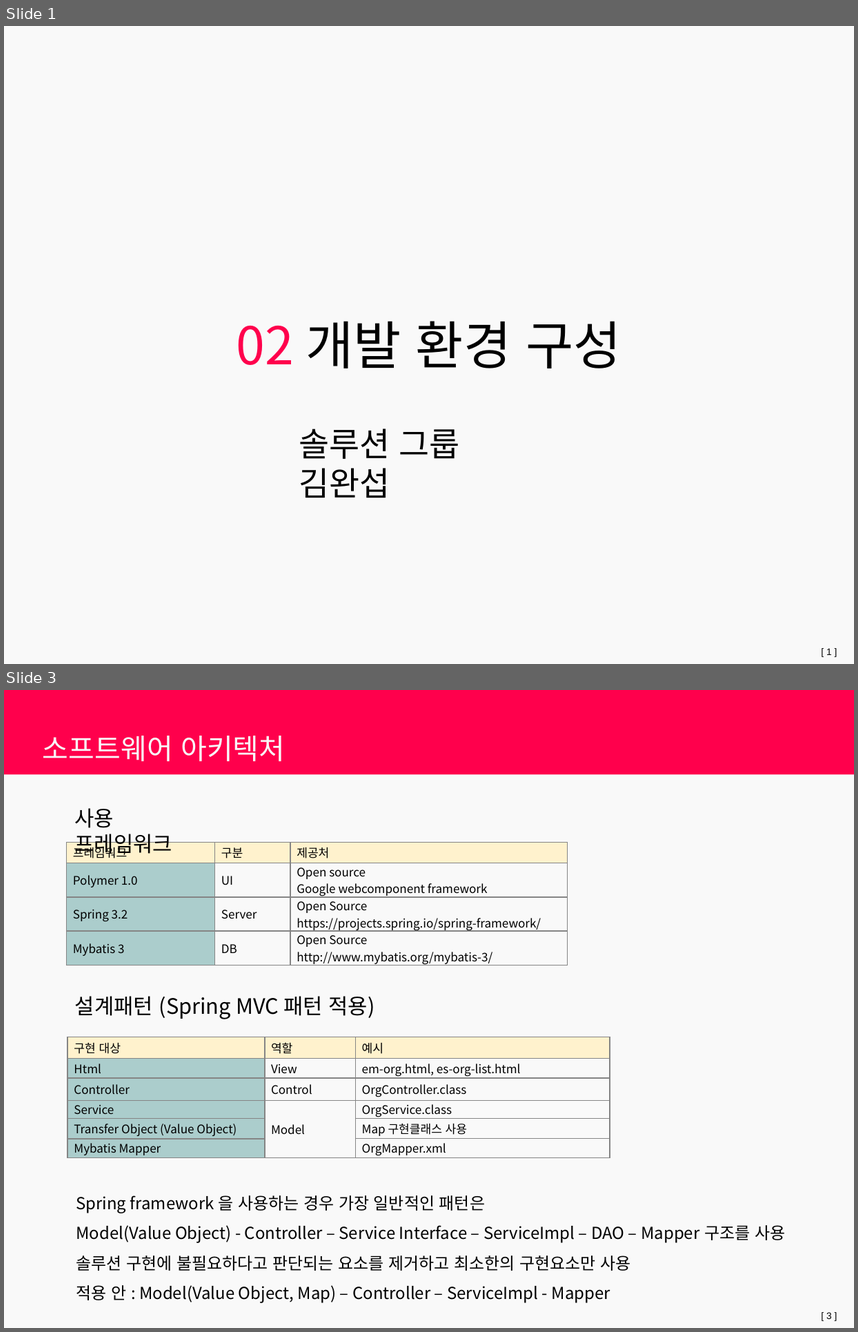
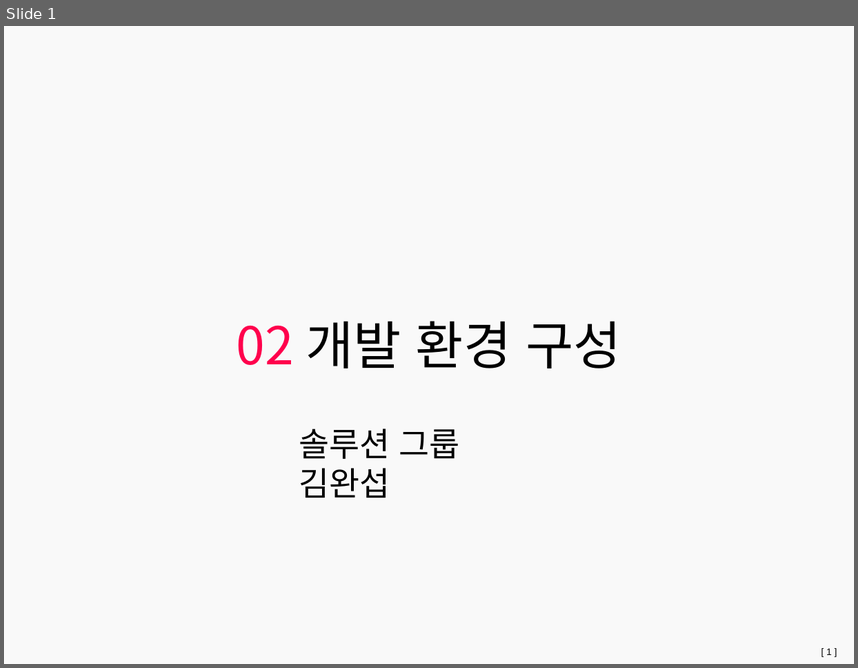
Before and after one commit to wasa-bee/smartsuite9.1_video_edu, a slide deck: 02 개발 환경 구성.pptx. Shown one above the other, each under a label of ours: slides 1 and 3 before the commit, slide 1 after it; the slides between them are not shown. The pictures are 858x1332 and 858x668 pixels, drawn with LibreOffice and Linux fonts; fonts in the diff are those of the drawing; background and template pictures are left out. Boxes give left, top, right and bottom in pixels: in the first picture for what was removed or moved away, otherwise in the second. Text is boxed around its words. In the diff, an @@ line names an element or a change of style, - is before the commit and + after.

```diff
--- a/02 개발 환경 구성.pptx
+++ b/02 개발 환경 구성.pptx
@@ slide 3 removed at [4,690,854,1328], background #F9F9F9; not listed: 1 template element that a slide beside it also shows @@
@@ rectangle removed at [4,690,854,774] @@
@@ text removed at [43,736,285,762] @@
-소프트웨어 아키텍처
@@ text removed at [75,808,173,858] @@
-사용 프레임워크
@@ table removed at [67,842,568,968], 4 rows, 3 columns @@
-프레임워크 | 구분 | 제공처
-Polymer 1.0 | UI | Open source / Google webcomponent framework
-Spring 3.2 | Server | Open Source https://projects.spring.io/spring-framework/
-Mybatis 3 | DB | Open Source / http://www.mybatis.org/mybatis-3/
@@ text removed at [75,996,375,1019] @@
-설계패턴 (Spring MVC 패턴 적용)
@@ table removed at [67,1037,610,1159], 7 rows, 3 columns @@
-구현 대상 | 역할 | 예시
-Html | View | em-org.html, es-org-list.html
-Controller | Control | OrgController.class
-Service | Model | OrgService.class
-Transfer Object (Value Object) |  | Map 구현클래스 사용
- |  | OrgMapper.xml
-Mybatis Mapper |  | 
@@ text removed at [76,1195,785,1303] @@
-Spring framework 을 사용하는 경우 가장 일반적인 패턴은
-Model(Value Object) - Controller – Service Interface – ServiceImpl – DAO – Mapper 구조를 사용
-솔루션 구현에 불필요하다고 판단되는 요소를 제거하고 최소한의 구현요소만 사용
-적용 안 : Model(Value Object, Map) – Controller – ServiceImpl - Mapper
```
Also in this commit, not shown: 5 other slides removed, 2 other files.
